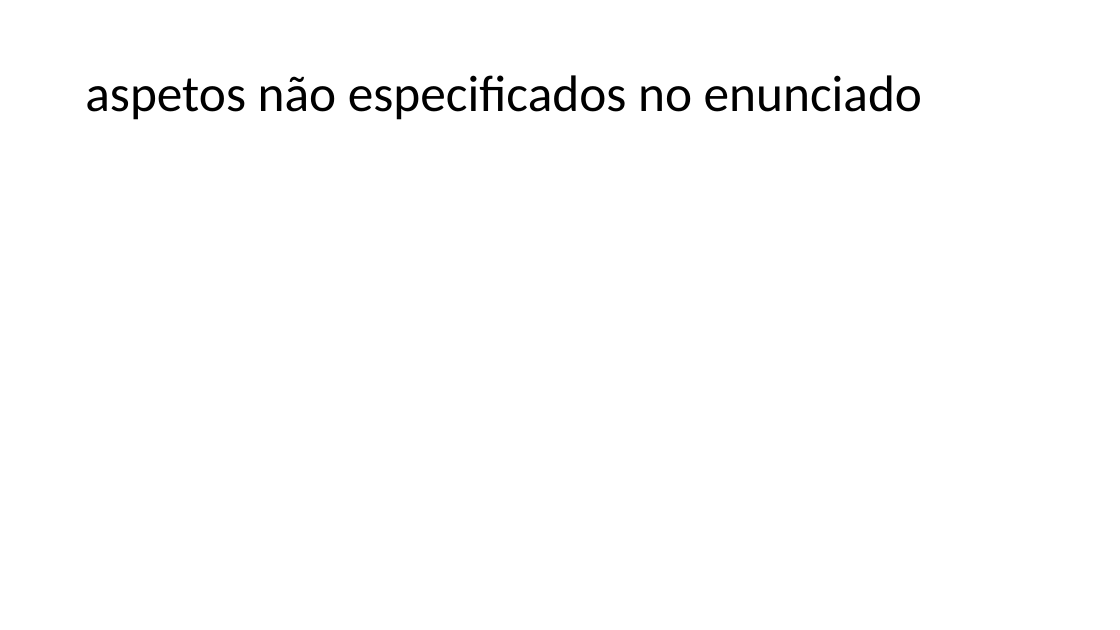
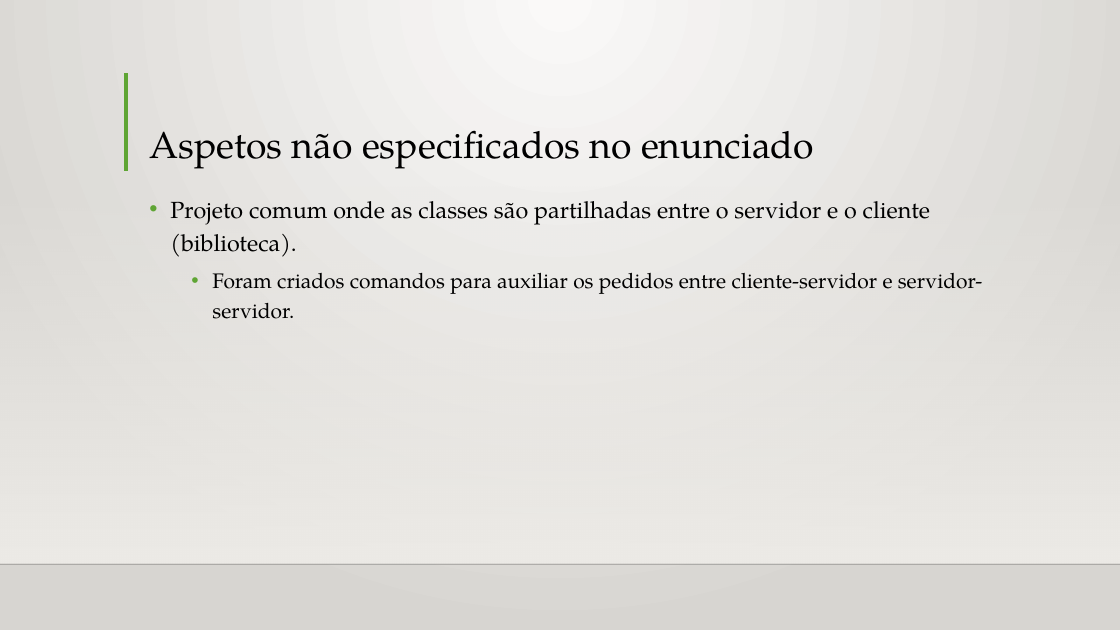
Before and after one commit to ShadowXPA/PD-TrabalhoPrat1, a slide deck: slide 4 of Relatório/Apresentação.pptx (slide 2 before the commit). Drawn at 1120x630 pixels with LibreOffice and Linux fonts; fonts in the diff are those of the drawing; background and template pictures are left out. Boxes give left, top, right and bottom in pixels: in the first picture for what was removed or moved away, otherwise in the second. Text is boxed around its words. In the diff, an @@ line names an element or a change of style, - is before the commit and + after.

```diff
--- a/Relatório/Apresentação.pptx
+++ b/Relatório/Apresentação.pptx
@@ background #FFFFFF to gradient #FAFAF9 to #D7D5D2 @@
@@ line added from (126, 73) to (126, 171), #5FA534 3 pt @@
@@ title "Aspetos não especificados no enunciado" at box(149, 130, 814, 169): vertical alignment middle to bottom @@
@@ title at box(149, 130, 814, 169): text changed; size 44 to 32 pt; font Calibri to TeX Gyre Pagella @@
-aspetos não especificados no enunciado
+Aspetos não especificados no enunciado
@@ rectangle added at box(0, 185, 1120, 563), fill gradient #EDEBE7 @@
@@ text added at box(170, 201, 982, 319), 18 pt, text #000000 @@
+• Projeto comum onde as classes são partilhadas entre o servidor e o cliente (biblioteca).
+  • Foram criados comandos para auxiliar os pedidos entre cliente-servidor e servidor-servidor.
@@ line added from (0, 565) to (1120, 565), #000001 1 pt @@
```
Also in this commit, not shown: 3 other slides changed, 21 slides added, 4 slides removed.
